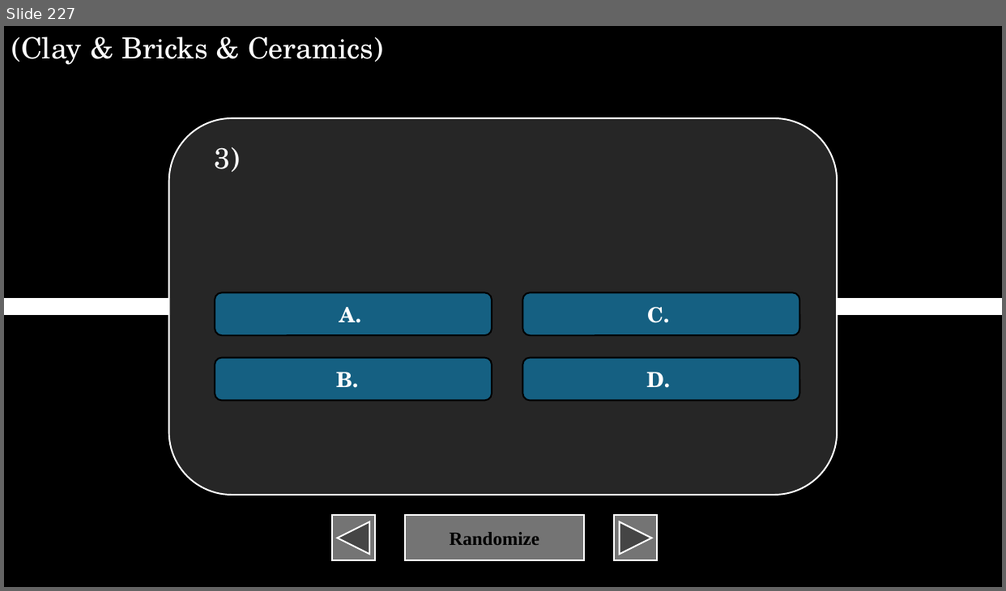
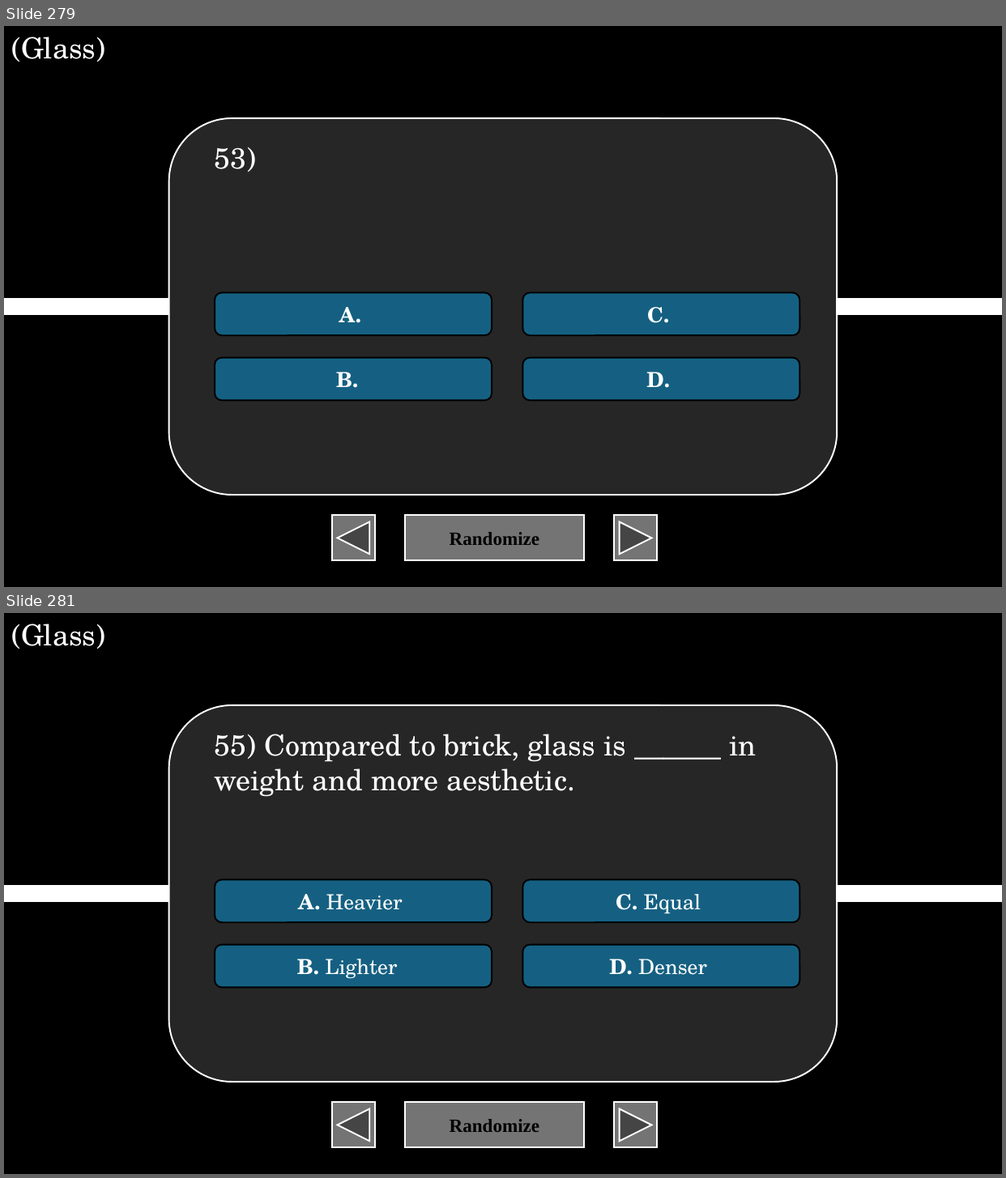
Before and after one commit to XIvanSolomonX/Archi-Reviewer, a slide deck: BU.pptm. Shown one above the other, each under a label of ours: slide 227 before the commit, slides 279 and 281 after it; the slides between them are not shown. The pictures are 1006x591 and 1006x1178 pixels, drawn with LibreOffice and Linux fonts; fonts in the diff are those of the drawing. Boxes give left, top, right and bottom in pixels: in the first picture for what was removed or moved away, otherwise in the second. Text is boxed around its words. In the diff, an @@ line names an element or a change of style, - is before the commit and + after.

```diff
--- a/BU.pptm
+++ b/BU.pptm
@@ slide 281 added at [4, 613, 1002, 1174], background #000000 @@
@@ text added at [11, 624, 105, 649], 28 pt, text #FFFFFF @@
+(Glass)
@@ rounded rectangle added at [168, 705, 837, 1082], fill #262626, outline #FFFFFF 1.5 pt @@
@@ text added at [214, 734, 756, 797], 28 pt, text #FFFFFF @@
+55) Compared to brick, glass is ______ in weight and more aesthetic.
@@ rounded rectangle added at [215, 879, 492, 922], fill #156082, outline #000000 1.5 pt, 20 pt, text #FFFFFF @@
+A. Heavier
@@ rounded rectangle added at [522, 879, 799, 922], fill #156082, outline #000000 1.5 pt, 20 pt, text #FFFFFF @@
+C. Equal
@@ line added from (4, 894) to (1002, 894), #FFFFFF 16 pt @@
@@ rounded rectangle added at [215, 944, 492, 987], fill #156082, outline #000000 1.5 pt, 20 pt, text #FFFFFF @@
+B. Lighter
@@ rounded rectangle added at [522, 944, 799, 987], fill #156082, outline #000000 1.5 pt, 20 pt, text #FFFFFF @@
+D. Denser
@@ action button back previous added at [332, 1102, 374, 1148], fill #747474, outline #FFFFFF 1.5 pt @@
@@ action button blank added at [405, 1102, 584, 1148], fill #747474, outline #FFFFFF 1.5 pt, 18 pt, text #000000, bold @@
+Randomize
@@ action button forward next added at [614, 1102, 657, 1148], fill #747474, outline #FFFFFF 1.5 pt @@
@@ what was slide 227 is now slide 279 @@
@@ slide 279 changed as well @@
@@ text at [11, 37, 105, 62]: text changed @@
-(Clay & Bricks & Ceramics)
+(Glass)
@@ text at [214, 148, 256, 172]: text changed @@
-3)
+53)
```
Also in this commit, not shown: 1 other slide changed, 71 other slides added.
